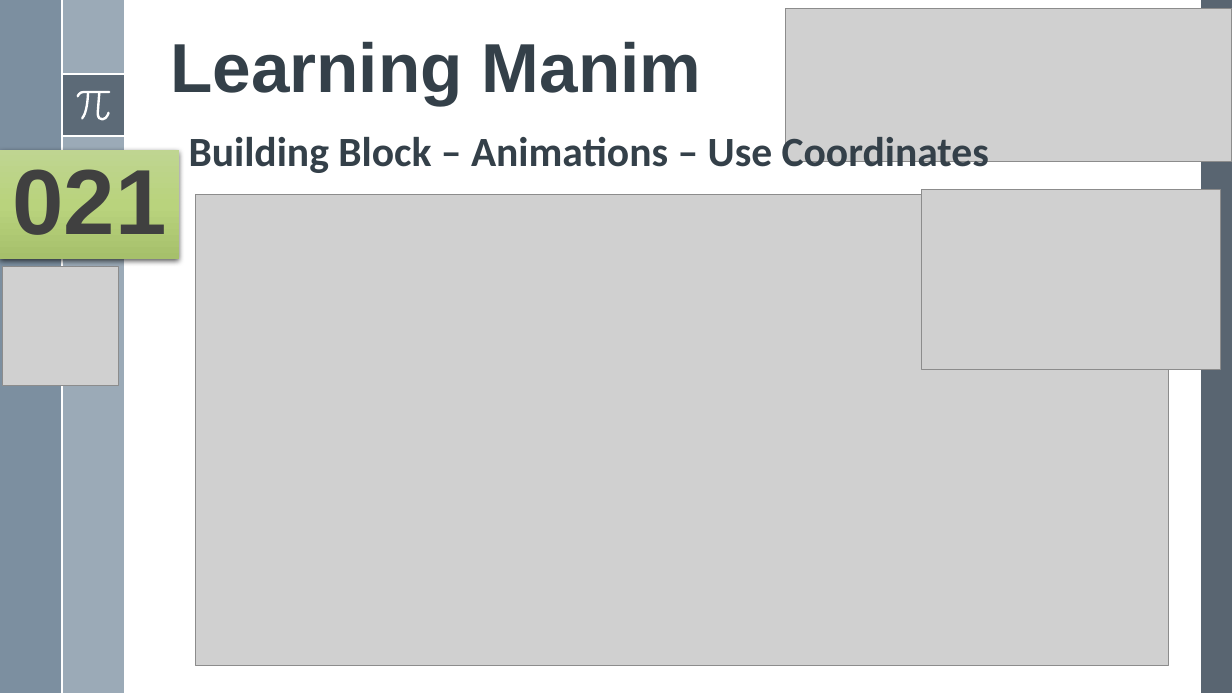
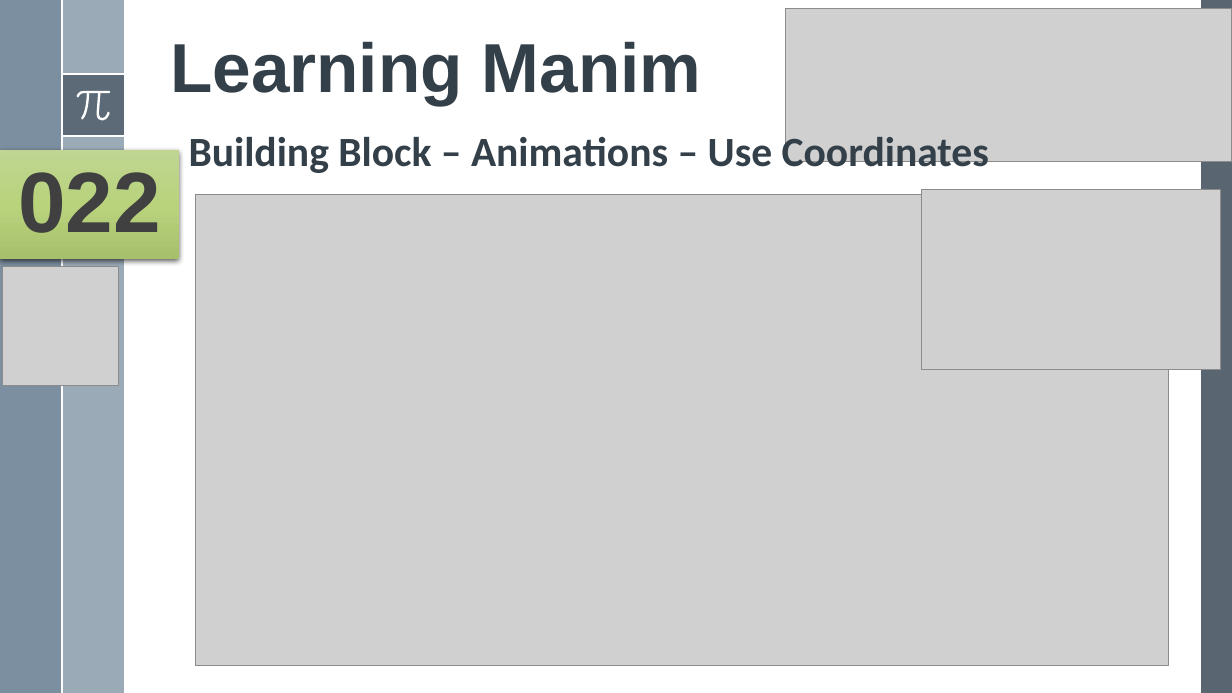
Before and after one commit to yasenstar/python, a slide deck: slide 22 of Manim/Learn Manim Library by Practice.pptx (slide 21 before the commit). Drawn at 1232x693 pixels with LibreOffice and Linux fonts; fonts in the diff are those of the drawing; grey boxes stand for pictures. Boxes give left, top, right and bottom in pixels: in the first picture for what was removed or moved away, otherwise in the second. Text is boxed around its words. In the diff, an @@ line names an element or a change of style, - is before the commit and + after.

```diff
--- a/Manim/Learn Manim Library by Practice.pptx
+++ b/Manim/Learn Manim Library by Practice.pptx
@@ text in rectangle at bbox=[18, 172, 161, 233]: text changed; size 72 to 66.6 pt @@
-021
+022
```
Also in this commit, not shown: 4 other slides changed, 1 slide added, 1 other file.
